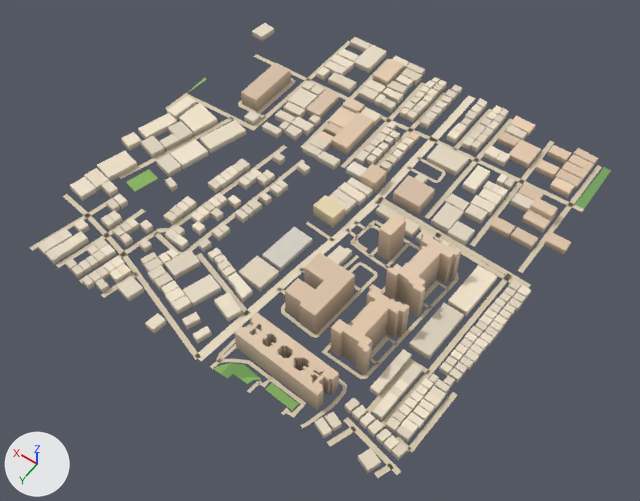
Before and after pictures for a commit that changed the glTF model public/assets/bengaluru-region-v1/tiles/t18_-18-l0.glb.
Both versions are drawn from a camera (50 mm lens) standing at (8860.0, -8192.0, 775.0) and looking at (9222.0, -8699.0, -22.0). Lighting does not change. The marker at lower left points along +X, +Y and +Z. The picture after the commit comes second. Vertices at exactly the same position are counted once.

The first picture shows 'building', 'ground'.
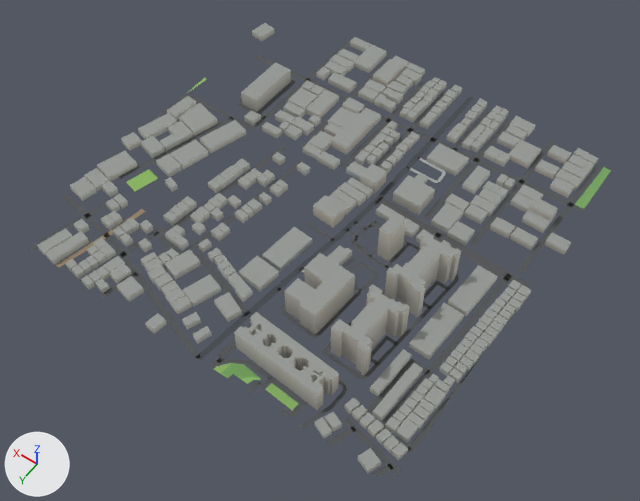
Pixel boxes (x1, y1, x2, y2) of what changed, in the pictures (640 x 501 px; the box of a moved part takes in the faces that stretch with it):
'ground', reshaped: before (30, 41, 611, 478); after (30, 41, 611, 477)
part 1 of me_building, recoloured (darker): (37, 23, 598, 473) in both
part 2 of me_ground, rebuilt: before (195, 96, 476, 362); after (197, 96, 474, 361)
part 3 of me_ground, moved or reshaped: before (165, 41, 350, 112); after (156, 41, 350, 119)
part 4 of me_ground, moved or reshaped: before (416, 157, 445, 174); after (416, 157, 446, 174)
part 5 of me_ground, moved or reshaped: before (263, 267, 531, 478); after (264, 267, 531, 477)
part 6 of me_ground, moved or reshaped: before (30, 170, 200, 360); after (30, 194, 201, 359)
part 7 of me_ground, recoloured: (30, 54, 602, 477) in both

The change, as a list of edits to the scene's bpy script:
```text
Change me_building:
    used by ob_building; location = (9000.0, -9000.0, 0.0)
    remove me_building.from_pydata(...)  # 3146 vertices, 4200 faces; spans x -11.0..506.0, y -5.0..503.0, z 0.0..45.0
    add me_building.from_pydata(...)  # 3146 vertices, 5150 faces; spans x -11.0..506.0, y -5.0..503.0, z 0.0..45.0
    me_building part 1: 4200 kept faces spanning x -11.0..506.0, y -5.0..503.0, z 0.0..45.0 get new vertex colours
Change me_ground:
    used by ob_ground; location = (9000.0, -9000.0, 0.0)
    verts and faces of me_ground; kept vertices keep their numbers, new ones are numbered from 891
    before: 40 (161.0, 131.0, 1.0) at pixel (444, 170), 41 (162.0, 135.0, 1.0) at pixel (442, 172)
    remove me_ground.from_pydata(...)  # 891 vertices, 738 faces; spans x -3.0..503.0, y 0.0..502.0, z 1.0
    add me_ground.from_pydata(...)  # 899 vertices, 746 faces; spans x 0.0..500.0, y 0.0..500.0, z 1.0
    me_ground part 2: the loose piece of 48 vertices spanning x 193.0..236.0, y 0.0..501.0, z 1.0 is rebuilt with 48 vertices and now spans x 194.0..234.0, y 0.0..500.0, z 1.0
    me_ground part 3
    5 vertices are removed from x 384.0..503.0, y 32.0..245.0, z 1.0
    17 faces are deleted
    3 vertices move from x 384.0..428.0, y 64.0..181.0, z 1.0 to x 384.0..428.0, y 62.0..181.0, z 1.0
    9 vertices are added at x 384.0..500.0, y 28.0..269.0, z 1.0
    21 new faces join them
    me_ground part 4
    add verts[41] = (163.0, 135.0, 1.0)  # moved, pixel (441, 171)
    add verts[40] = (161.0, 131.0, 1.0)  # moved, pixel (444, 170)
    me_ground part 5
    6 vertices are removed from x 3.0..126.0, y 295.0..501.0, z 1.0
    16 faces are deleted
    4 vertices in x 19.0..87.0, y 279.0..499.0, z 1.0 move by (1.0, 1.0, 0.0)
    4 vertices in x 14.0..118.0, y 276.0..501.0, z 1.0 move by (-1.0, -1.0, 0.0)
    4 vertices in x 57.0..120.0, y 309.0..392.0, z 1.0 move by (0.0, -1.0, 0.0)
    3 vertices in x 1.0..119.0, y 370.0..488.0, z 1.0 move by (-1.0, 1.0, 0.0)
    3 vertices in x 113.0..158.0, y 395.0..497.0, z 1.0 move by (1.0, 0.0, 0.0)
    8 vertices move from x -3.0..156.0, y 311.0..499.0, z 1.0 to x 0.0..155.0, y 312.0..500.0, z 1.0
    10 vertices are added at x 0.0..126.0, y 296.0..500.0, z 1.0
    20 new faces join them
    me_ground part 6
    18 vertices are removed from x 232.0..503.0, y 374.0..502.0, z 1.0
    20 faces are deleted
    3 vertices move from x 469.0..497.0, y 376.0..501.0, z 1.0 to x 469.0..497.0, y 376.0..500.0, z 1.0
    18 vertices are added at x 231.0..500.0, y 375.0..500.0, z 1.0
    20 new faces join them
    me_ground part 7: 596 kept faces spanning x 0.0..500.0, y 0.0..500.0, z 1.0 get new vertex colours; the middle colour goes from beige #d7c9ae to dark grey #535556
```
